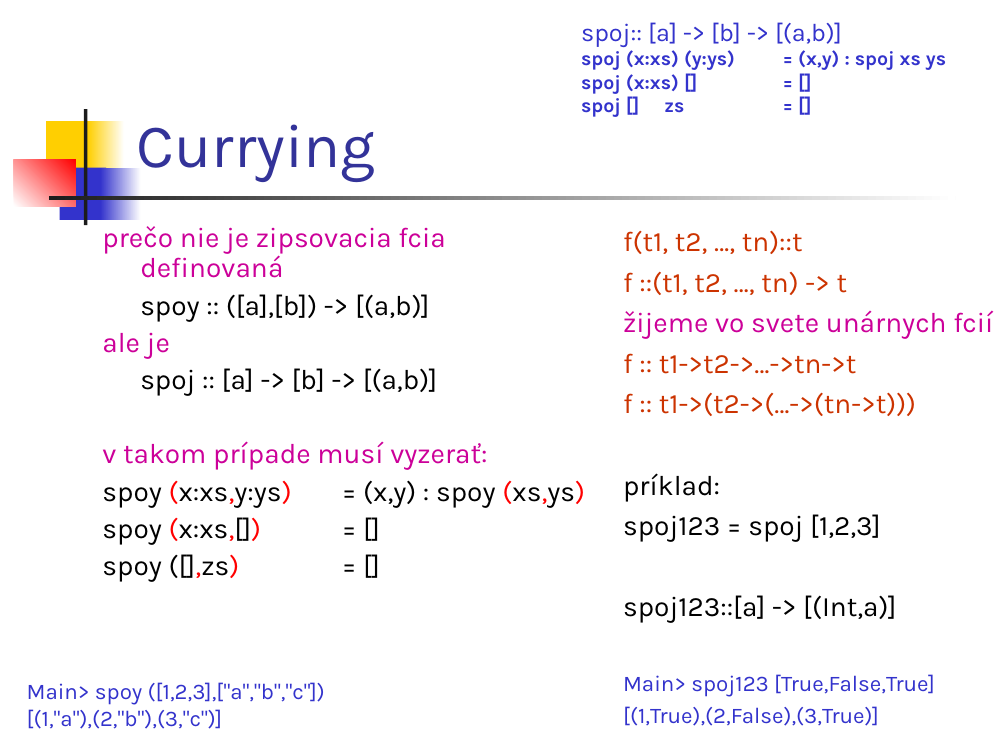
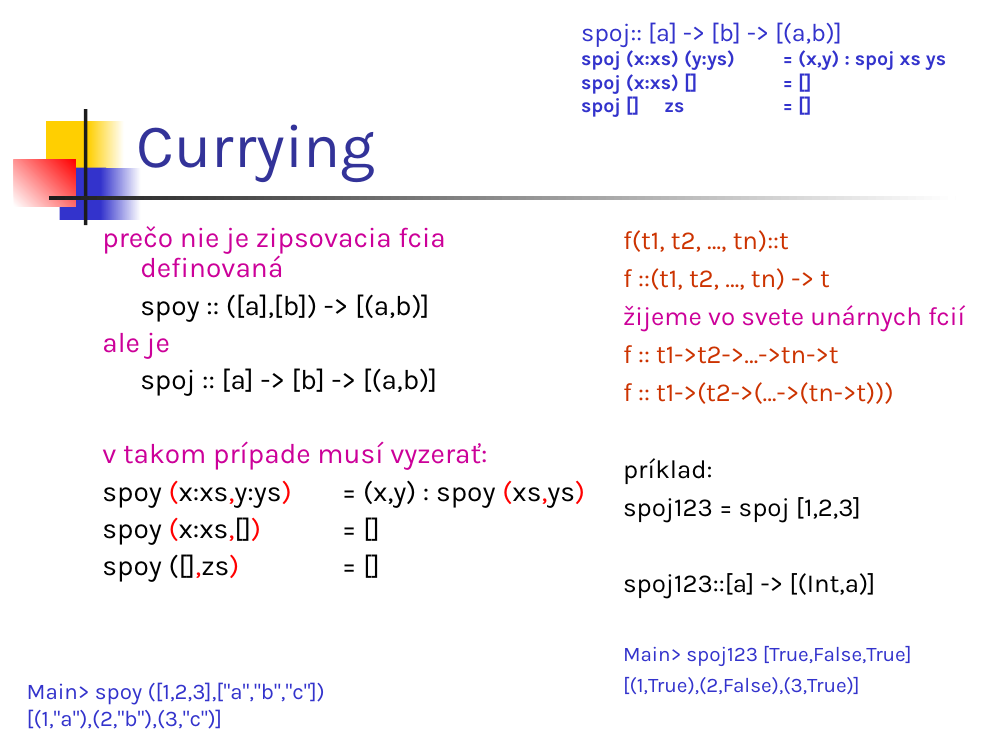
Before and after one commit to paradigmy/Prednasky, a slide deck: slide 30 of 06/funkcionalne1.ppt (slide 33 before the commit). Drawn at 1008x756 pixels with LibreOffice and Linux fonts; fonts in the diff are those of the drawing. Boxes give left, top, right and bottom in pixels: in the first picture for what was removed or moved away, otherwise in the second. Text is boxed around its words. In the diff, an @@ line names an element or a change of style, - is before the commit and + after.

```diff
--- a/06/funkcionalne1.ppt
+++ b/06/funkcionalne1.ppt
@@ text "f(t1, t2, …, tn)::t" at (x1=623, y1=230, x2=965, y2=694): size 20 to 18.5 pt in "f(t1, t2, …, tn)::t", "f ::(t1, t2, …, tn) -> t", "žijeme vo svete unárnych fcií", "f :: t1->t2->…->tn->t" and 4 more places; size 16 to 14.8 pt in "Main> spoj123 [True,False,True]", "[(1,True),(2,False),(3,True)]" @@
```
Also in this commit, not shown: 6 other slides changed, 3 slides removed, 3 other files.
